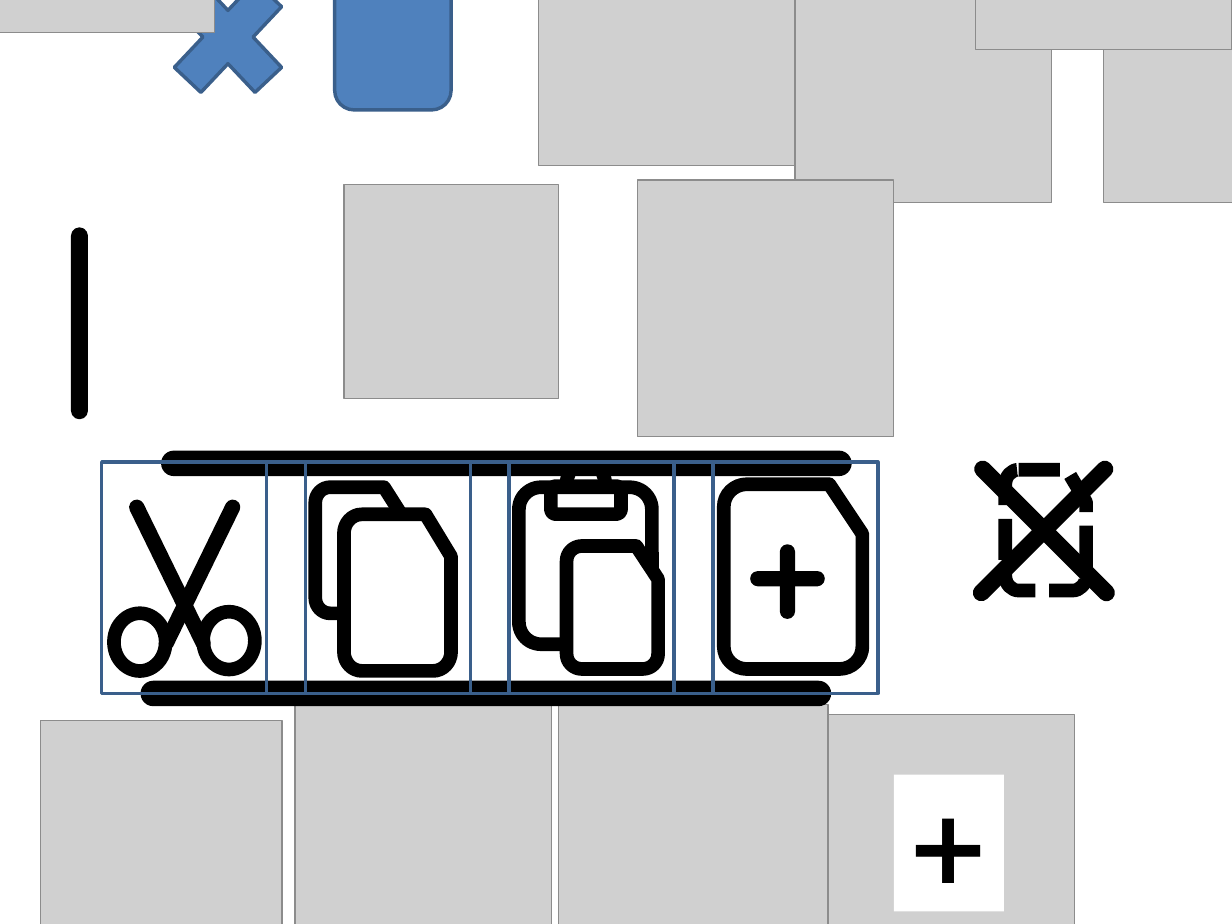
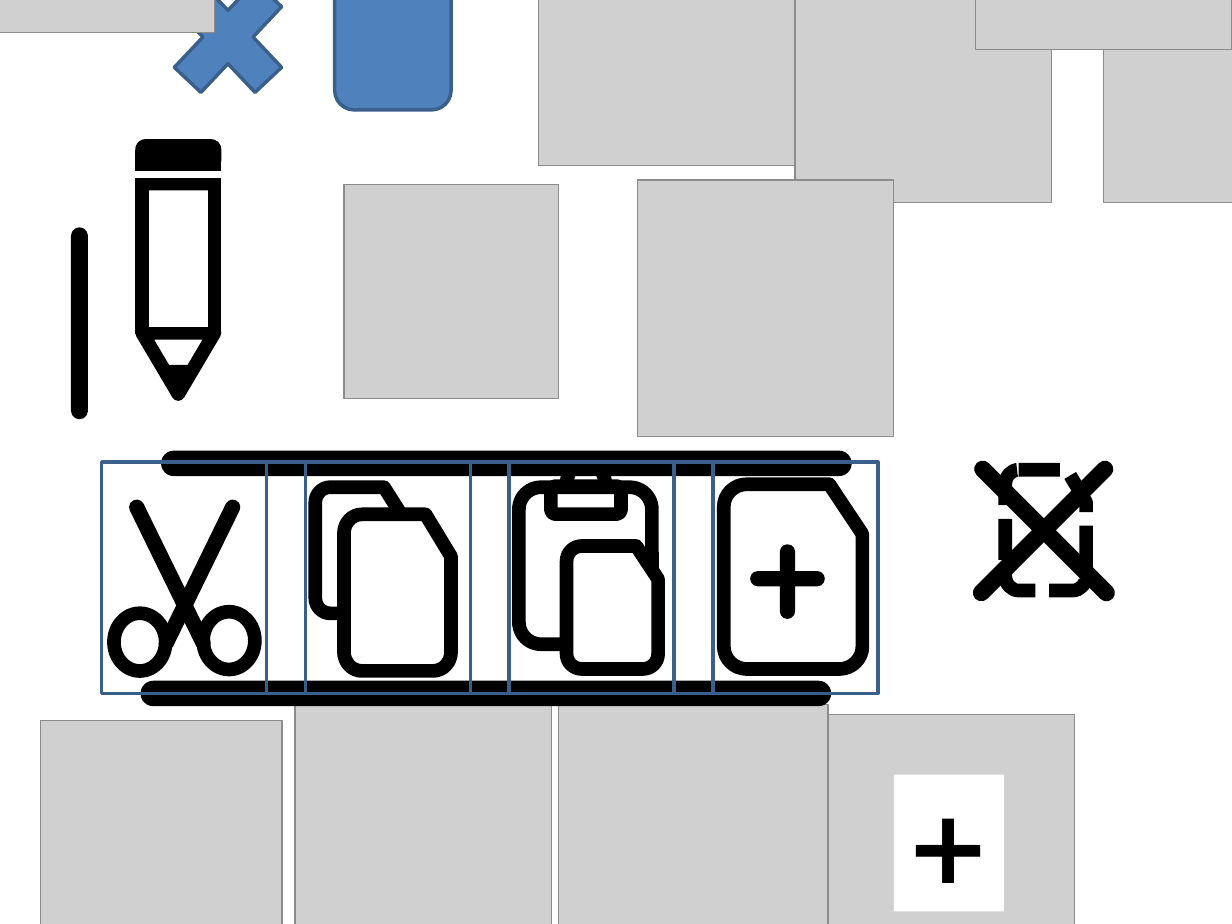
Before and after one commit to Photonsters/PhotonFileEditor, a slide deck: slide 1 of resources/MasterDocs/icons.pptx. Drawn at 1232x924 pixels with LibreOffice and Linux fonts; fonts in the diff are those of the drawing; grey boxes stand for pictures. Boxes give left, top, right and bottom in pixels: in the first picture for what was removed or moved away, otherwise in the second. Text is boxed around its words. In the diff, an @@ line names an element or a change of style, - is before the commit and + after.

```diff
--- a/resources/MasterDocs/icons.pptx
+++ b/resources/MasterDocs/icons.pptx
@@ group added at <box>142,147,214,394</box>: 2 rounded rectangles, 2 rectangles, 2 triangles @@
```
Also in this commit, not shown: 1 other slide changed, 3 other files.
